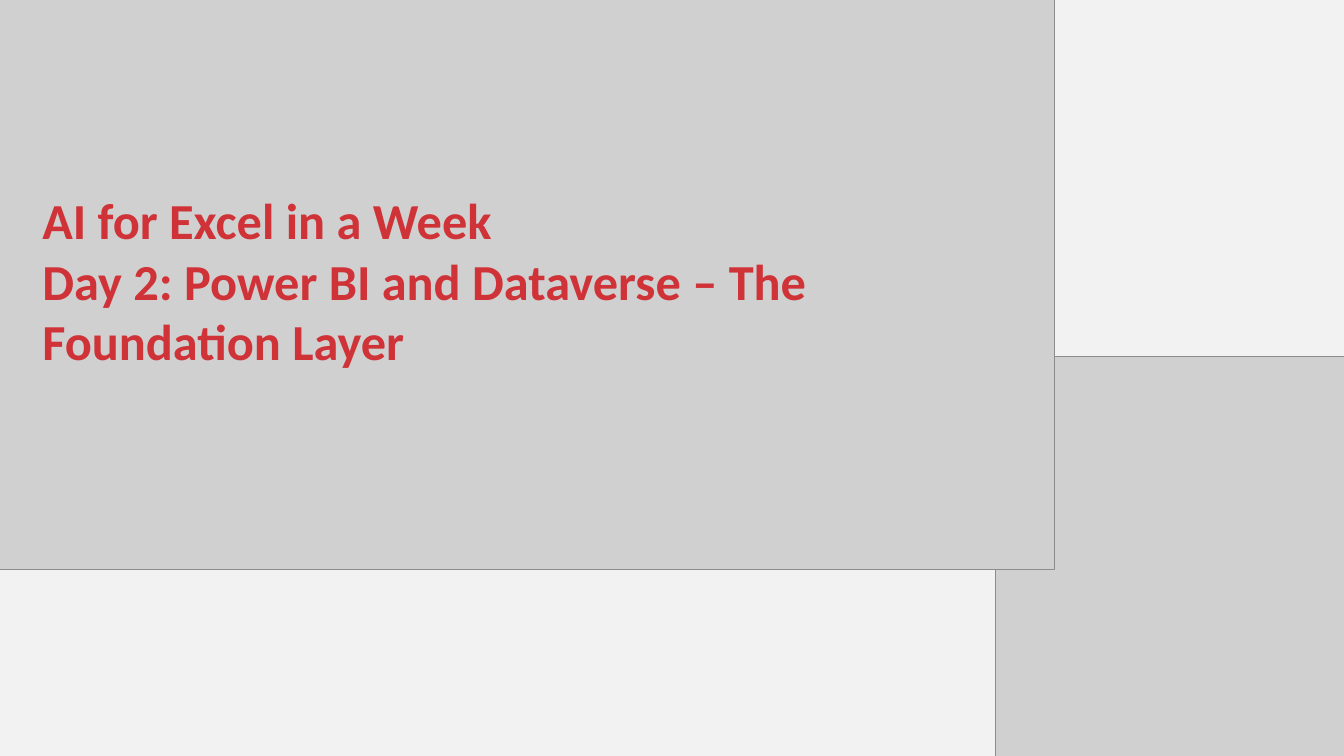
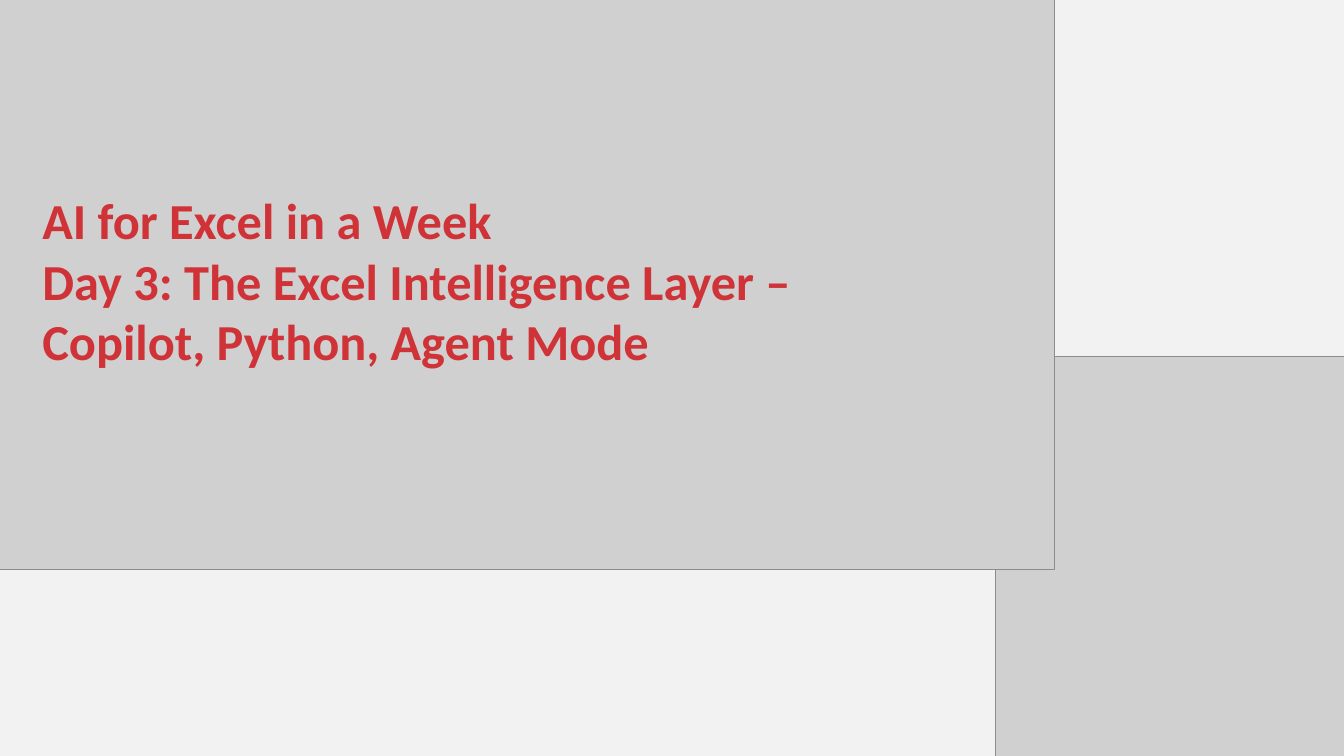
Before and after one commit to stringfestdata/ai-for-excel-in-a-week, a slide deck: slide 1 of day-3-copilot-python-agent-model/day-3-copilot-python-agent-mode.pptx. Drawn at 1344x756 pixels with LibreOffice and Linux fonts; fonts in the diff are those of the drawing; grey boxes stand for pictures. Boxes give left, top, right and bottom in pixels: in the first picture for what was removed or moved away, otherwise in the second. Text is boxed around its words. In the diff, an @@ line names an element or a change of style, - is before the commit and + after.

```diff
--- a/day-3-copilot-python-agent-model/day-3-copilot-python-agent-mode.pptx
+++ b/day-3-copilot-python-agent-model/day-3-copilot-python-agent-mode.pptx
@@ text at (42,264,754,369): text changed @@
-Day 2: Power BI and Dataverse – The Foundation Layer
+Day 3: The Excel Intelligence Layer – Copilot, Python, Agent Mode
```
Also in this commit, not shown: 2 other slides changed, 5 slides added, 3 slides removed, 26 other files.
